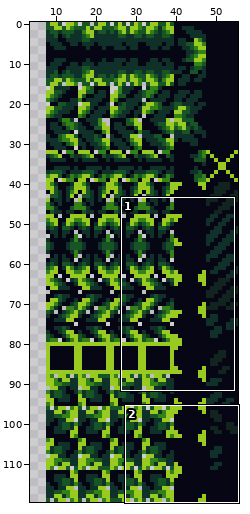
A sprite sheet gets an edit: sprites/spr_jungle_foreground_tileset_1/3180cb1f-ff89-4d66-9d88-f632b1954407.png. Above, an overview of the earlier version with the close-up marked.
Close-up. Before the commit:
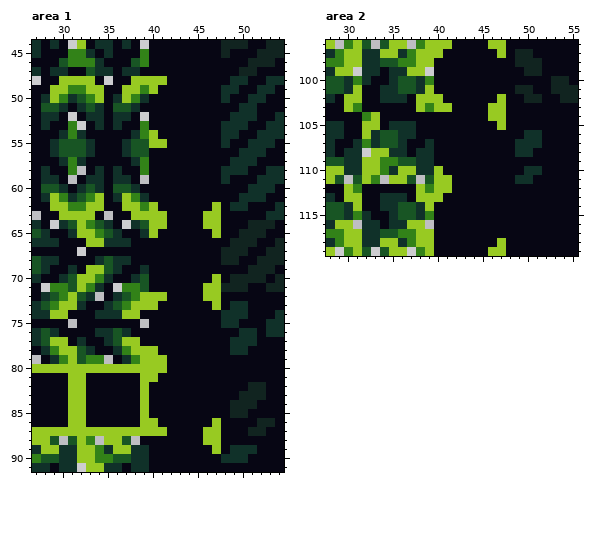
The file is 56x120 pixels. Shown: area 1: x 27..54, y 44..91; area 2: x 28..55, y 96..119. The wide view leaves out empty margins.
After:
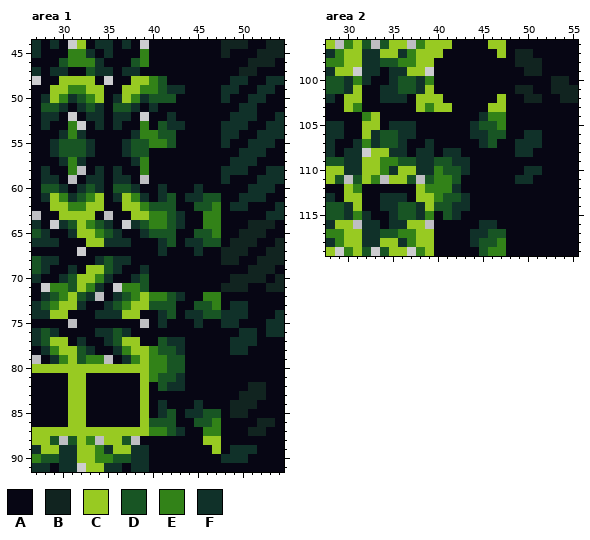
Palette (. is transparent): A #070614  B #112420  C #98ca22  D #185524  E #328218  F #103129
What changed:
--- area 1
@@ x 38..45 @@
 47 FAAAAAAA
-48 CCCCAAAA
-49 CECAAAAA
-50 EFAAAAAA
-51 FAAAAAAA
-52 A.AAAAAA
-53 AEAAAAAA
-54 FECAAAAA
-55 DDCCAAAA
+48 CCEDAAAA
+49 CEEDFFAA
+50 EFDDDAAA
+51 FAFAAAAA
+52 A.AAFAAA
+53 AEADFFAA
+54 FEEDDAAA
+55 DDEEDAAA
 56 DDAAAAAA
@@ x 38..49 @@
 59 A.AAAAAAAAFA
-60 FAAAAAAAAAAA
-61 EFAAAAAAAAAA
-62 CECAAAAAACAF
-63 CCCCAAAACCAA
-64 FDCCAAAACCAA
-65 AFCAAAAAACAA
-66 AAAAAAAAAAAB
-67 AAAAAAAAAABB
+60 FAAFAAAFAAAA
+61 EFAFDAFFDDAA
+62 CEDDDAADDEAF
+63 CCEEDFAAEEAA
+64 FDEEDFAAEEAA
+65 AFDDDAADDEAA
+66 AAAFDAFFDDAB
+67 AAAFAAAFAABB
 68 AAAAAAAAAABB
 69 AFAAAAAAAAAA
-70 FDAAAAAAACAB
-71 EDAAAAAACCBB
-72 ECCCAAAACCAA
-73 CCCAAAAAACAF
-74 CAAAAAAAAAFF
-75 A.AAAAAAAAFF
+70 FDAAAAAAAAAB
+71 EDAAAAAAAABB
+72 ECEEDFAAEEAA
+73 CCDDDAADDEAF
+74 CAAFDAFFDDFF
+75 A.AFAAAFAAFF
 76 AAAAAAAAAAAA
-77 CAAAAAAAAAAF
-78 CCCAAAAAAAAF
-79 ECCCAAAAAAAA
-80 CCCCAAAAAAAA
-81 ACCAAAAAAAAA
-82 ACAAAAAAAAAA
+77 CAADFFAAAAAF
+78 CCEDDFAAAAAF
+79 ECEEDDAAAAAA
+80 CCEEDDAAAAAA
+81 ACEDDFAAAAAA
+82 ACADFFAAAAAA
 83 ACAAAAAAAAAA
-84 ACAAAAAAAAAB
-85 ACAAAAAAAAAB
-86 ACCAAAAAACAA
-87 CCCCAAAACCAA
+84 ACAFAAAFAAAB
+85 ACAFDAFFDDAB
+86 ACDDDAADDEAA
+87 CCEEDFAAEEAA
 88 .AAAAAAACCAA
--- area 2
@@ x 38..49 @@
 103 CECCAAAACCAA
-104 AAAAAAAACCAA
-105 AAAAAAAAACAA
-106 AAAAAAAAAAAA
-107 AFAAAAAAAAAF
-108 FFAAAAAAAAAF
-109 FFAAAAAAAAAA
-110 FFCAAAAAAAAA
-111 .DCCAAAAAAAF
-112 CECCAAAAAAAA
-113 CCCAAAAAAAAA
-114 FCAAAAAAAAAA
-115 FEAAAAAAAAAA
-116 C.AAAAAAAAAA
-117 CCAAAAAAAAAA
-118 CCAAAAAAACAA
-119 ECAAAAAACCAA
+104 AAAAAAAFEEAA
+105 AAAAAAFDDEAA
+106 AAAAAAFFDDAA
+107 AFAAAAAFDAAF
+108 FFAFFAAAAAAF
+109 FFDDFFAAAAAA
+110 FFEDDFAAAAAA
+111 .DEEDAAAAAAF
+112 CEEEFAAAAAAA
+113 CCEDDFAAAAAA
+114 FCDDFFAAAAAA
+115 FEADFAAAAAAA
+116 C.AAAAAFFAAA
+117 CCAAAAFFDDAA
+118 CCAAAAFDDEAA
+119 ECAAAAADEEAA
Where, in picture pixels (left, top, right, bottom), the same in both close-ups:
changed: (149, 76, 185, 148)
changed: (149, 184, 221, 436)
changed: (434, 112, 506, 256)
